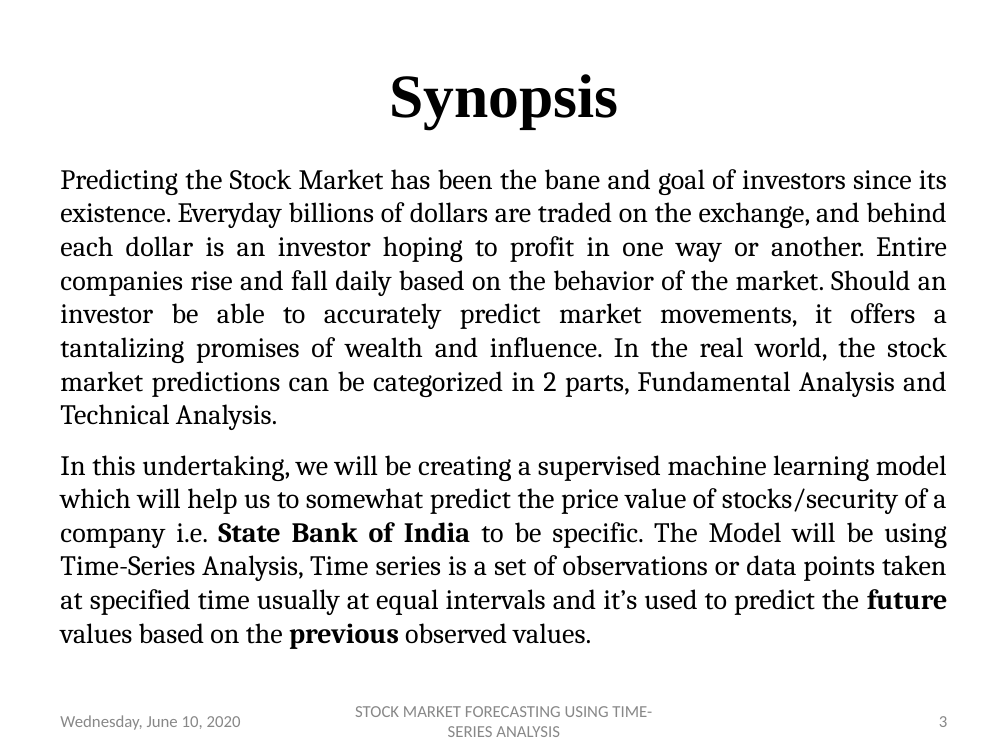
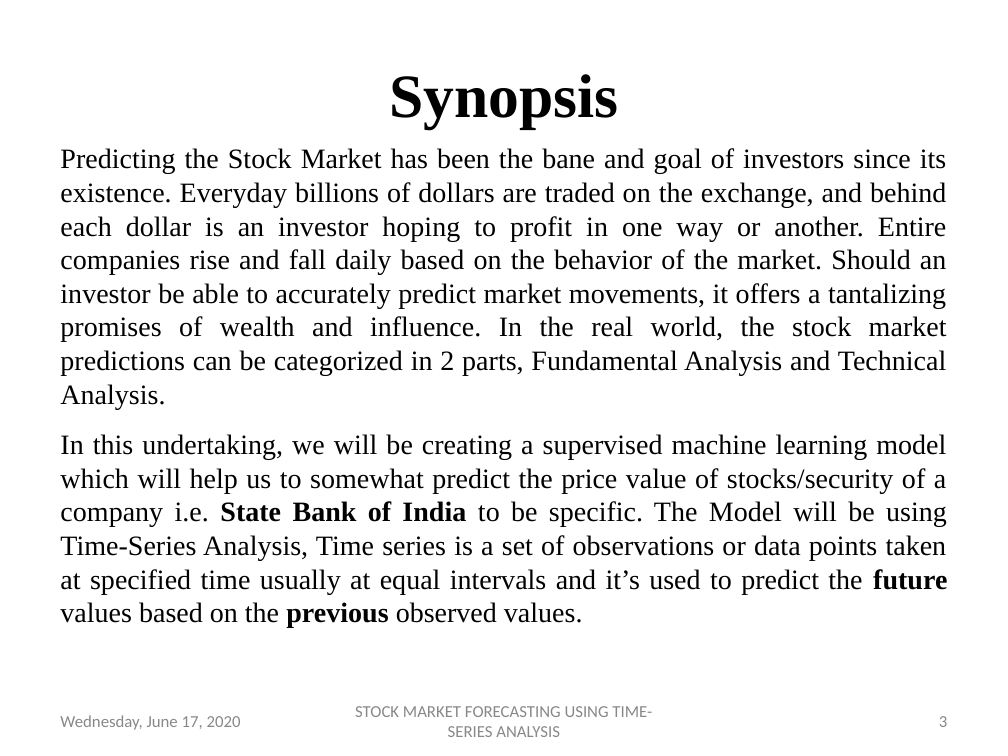
Before and after one commit to dipanshuagarwal/Stock-Market-Forecasting, a slide deck: slide 3 of Meetings/TIP - 10-06-2020.pptx. Drawn at 1008x756 pixels with LibreOffice and Linux fonts; fonts in the diff are those of the drawing; background and template pictures are left out. Boxes give left, top, right and bottom in pixels: in the first picture for what was removed or moved away, otherwise in the second. Text is boxed around its words. In the diff, an @@ line names an element or a change of style, - is before the commit and + after.

```diff
--- a/Meetings/TIP - 10-06-2020.pptx
+++ b/Meetings/TIP - 10-06-2020.pptx
@@ text "Predicting the Stock Market has ...": place and size @@
-text "Predicting the Stock Market has ..." at [60, 169, 947, 649]
+text "Predicting the Stock Market has ..." at [60, 148, 947, 628]
@@ text "Predicting the Stock Market has ..." at [60, 148, 947, 628]: font Cambria to Times New Roman @@
@@ text at [60, 715, 241, 730]: text changed @@
-Wednesday, June 10, 2020
+Wednesday, June 17, 2020
```
Also in this commit, not shown: 22 other slides changed, 7 other files.
